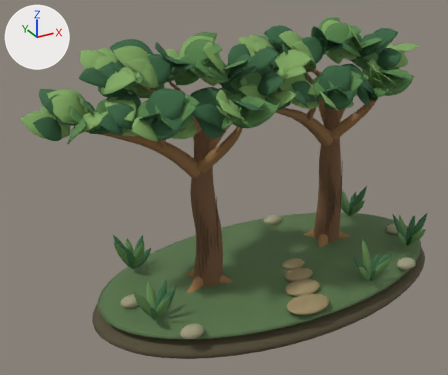
The Blender file assets/blender/woods.blend: old version first, new version second.
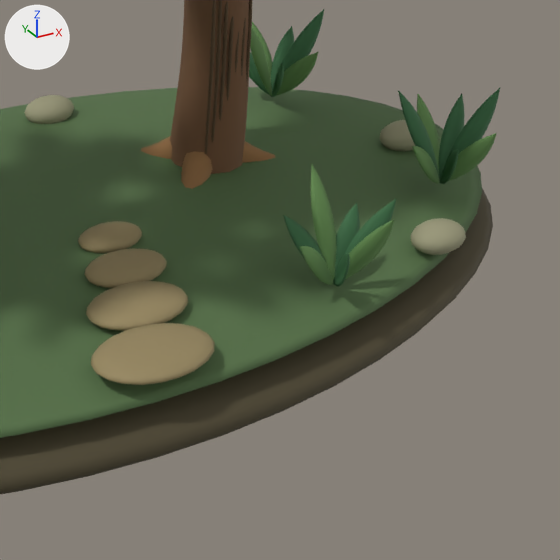
Each version is shown whole from a 50 mm lens placed at (-4.06, -6.04, 2.72), pointed at (-0.65, 0.16, -0.38), then close up on the part from 57% to 100% of the width and 49% to 100% of the height. Arrows for +X, +Y and +Z are at upper left; the lights stay in place. The first two pictures are the older version.

Names of what the first close-up shows: 'woods_surface_00', 'woods_surface_01', 'woods_surface_02', 'woods_surface_06', 'woods_surface_07', 'woods_surface_08', 'woods_surface_09', 'woods_surface_10', 'woods_surface_11'.
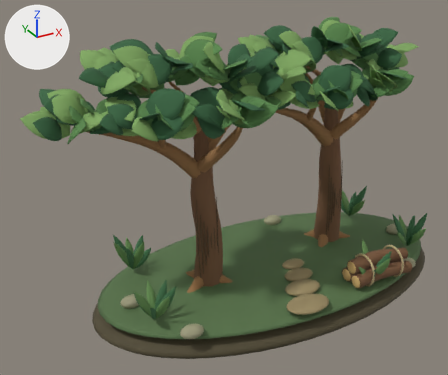
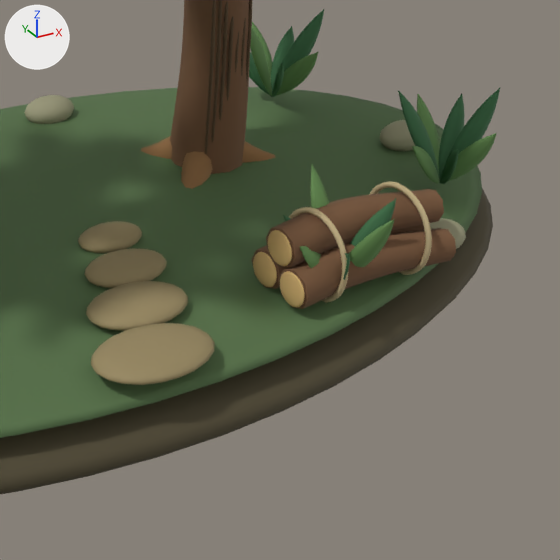
Edits to the bpy script that builds the scene:
```text
Add mat_collected_wood___cord:
    mat_collected_wood___cord = principled_material('Collected wood / cord')
    mat_collected_wood___cord.base_color = (0.546, 0.434, 0.238)  # beige #c3b086
    mat_collected_wood___cord.roughness = 0.98
Add mat_collected_wood___cut_ends:
    mat_collected_wood___cut_ends = principled_material('Collected wood / cut ends')
    mat_collected_wood___cut_ends.base_color = (0.638, 0.423, 0.162)  # orange #d1ae70
    mat_collected_wood___cut_ends.roughness = 0.91
Add mat_collected_wood___bark:
    mat_collected_wood___bark = principled_material('Collected wood / bark')
    mat_collected_wood___bark.base_color = (0.191, 0.0953, 0.0437)  # brown #79573b
    mat_collected_wood___bark.roughness = 0.92
Add me_wood_bundle_tied_cord:
    me_wood_bundle_tied_cord.from_pydata(...)  # 3876 vertices, 3856 faces; spans x 0.706..1.204, y -1.182..-0.778, z -1.577..-1.153
    me_wood_bundle_tied_cord.polygons.foreach_set('use_smooth', [True] * 3856)
    me_wood_bundle_tied_cord.materials.append(mat_collected_wood___cord)  # beige #c3b086
Add me_sphere_155:
    me_sphere_155.from_pydata(...)  # a UV sphere (20 segments, 12 rings, poles along z) spanning x -0.014..0.014, y -0.079..0.079, z -0.079..0.079; a UV sphere (20 segments, 12 rings, poles along z) spanning x -0.014..0.014, y -0.259..-0.101, z -0.079..0.079; a UV sphere (20 segments, 12 rings, poles along z) spanning x -0.014..0.014, y -0.159..-0.001, z 0.071..0.229
    me_sphere_155.polygons.foreach_set('use_smooth', [True] * 720)
    me_sphere_155.materials.append(mat_collected_wood___cut_ends)  # orange #d1ae70
Add me_collected_fallen_branch_0:
    me_collected_fallen_branch_0.from_pydata(...)  # 552 vertices, 516 faces; spans x 0.523..1.388, y -1.165..-0.769, z -1.522..-1.17
    me_collected_fallen_branch_0.polygons.foreach_set('use_smooth', [True] * 516)
    me_collected_fallen_branch_0.materials.append(mat_collected_wood___bark)  # brown #79573b
Add ob_woods_surface_14:
    ob_woods_surface_14 = bpy.data.objects.new('woods_surface_14', me_wood_bundle_tied_cord)
    ob_woods_surface_14.parent = ob_hanzi_woods_blender
    ob_woods_surface_14.location = (0.0, 0.0, 0.0)
Add ob_woods_surface_13:
    ob_woods_surface_13 = bpy.data.objects.new('woods_surface_13', me_sphere_155)
    ob_woods_surface_13.parent = ob_hanzi_woods_blender
    ob_woods_surface_13.location = (0.525, -0.89, -1.43)
Add ob_woods_surface_12:
    ob_woods_surface_12 = bpy.data.objects.new('woods_surface_12', me_collected_fallen_branch_0)
    ob_woods_surface_12.parent = ob_hanzi_woods_blender
    ob_woods_surface_12.location = (0.0, 0.0, 0.0)
```

Changed parts and their boxes [x1, y1, x2, y2] in the close-ups (560 x 560 px):
'woods_surface_12', added (brown)
    after: [251, 189, 456, 309]
'woods_surface_13', added (orange)
    after: [253, 230, 305, 308]
'woods_surface_14', added
    after: [289, 181, 432, 303]
